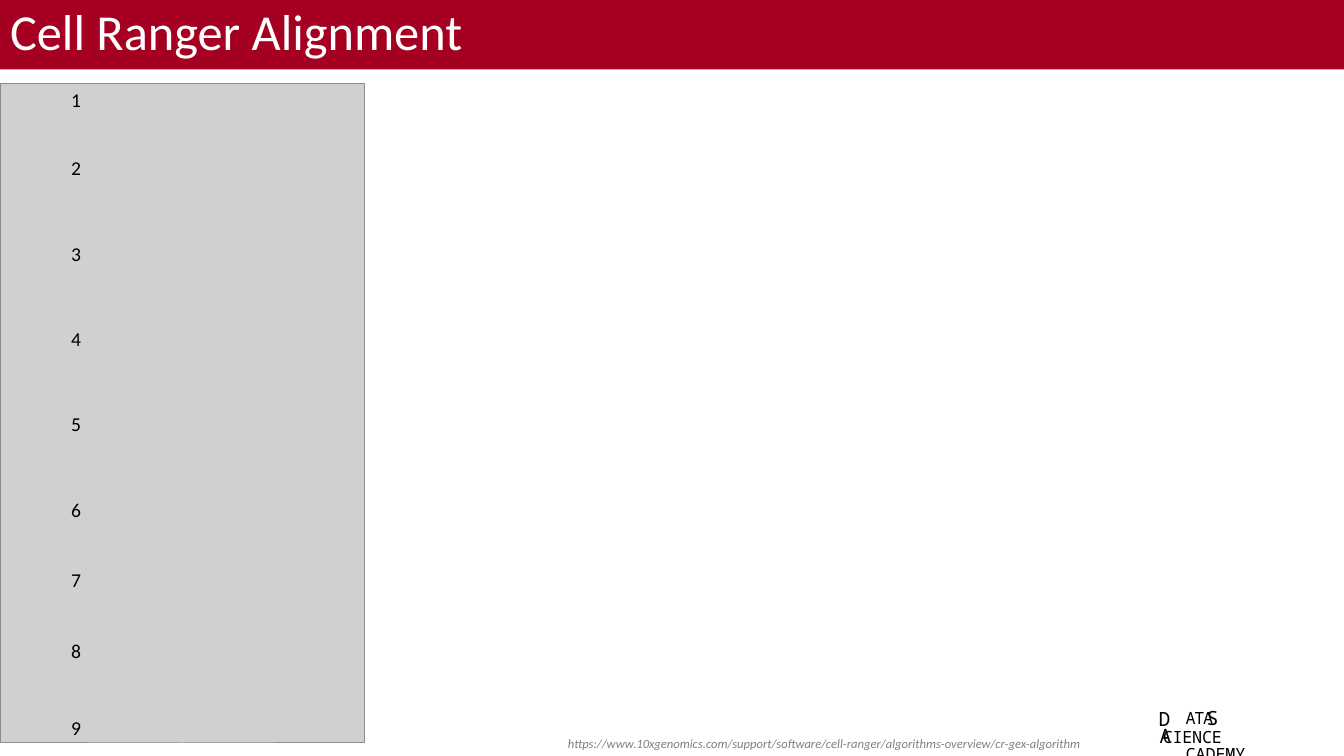
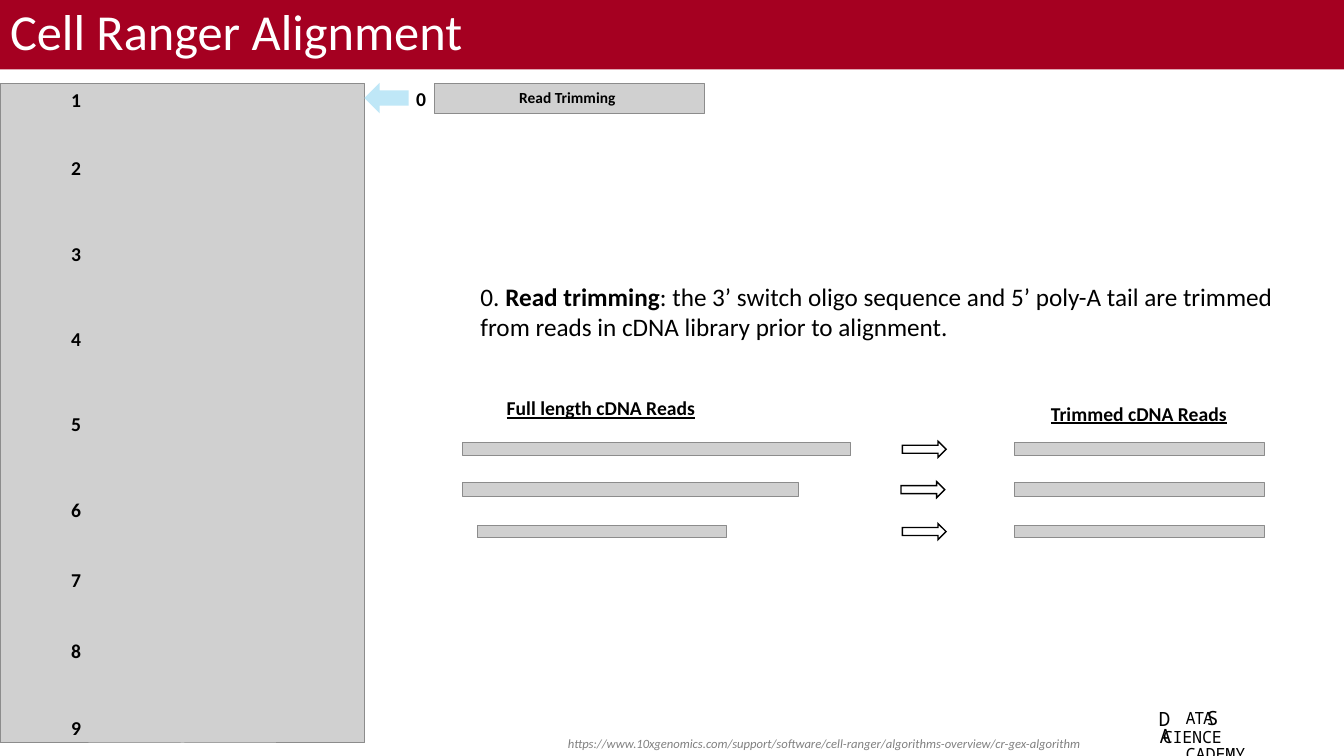
Before and after one commit to bacorli2/scrna_workshop, a slide deck: slide 3 of M2_CellRanger_Alignment/M2_CellRanger.pptx. Drawn at 1344x756 pixels with LibreOffice and Linux fonts; fonts in the diff are those of the drawing; grey boxes stand for pictures; background and template pictures are left out. Boxes give left, top, right and bottom in pixels: in the first picture for what was removed or moved away, otherwise in the second. Text is boxed around its words. In the diff, an @@ line names an element or a change of style, - is before the commit and + after.

```diff
--- a/M2_CellRanger_Alignment/M2_CellRanger.pptx
+++ b/M2_CellRanger_Alignment/M2_CellRanger.pptx
@@ group added at bbox=[365, 83, 705, 114]: 2 texts, 1 picture, 1 right arrow @@
+Read Trimming
+0
@@ text added at bbox=[480, 288, 1272, 341], 18 pt, text #000000 @@
+0. Read trimming: the 3’ switch oligo sequence and 5’ poly-A tail are trimmed from reads in cDNA library prior to alignment.
@@ text added at bbox=[507, 401, 695, 419], 14 pt, text #000000, bold, underline @@
+Full length cDNA Reads
@@ text added at bbox=[1051, 407, 1227, 424], 14 pt, text #000000, bold, underline @@
+Trimmed cDNA Reads
@@ picture added at bbox=[463, 443, 851, 456] @@
@@ right arrow added at bbox=[902, 442, 946, 458], fill #FFFFFF, outline #000000 1 pt @@
@@ picture added at bbox=[1015, 443, 1265, 456] @@
@@ picture added at bbox=[463, 483, 799, 496] @@
@@ right arrow added at bbox=[901, 482, 945, 498], fill #FFFFFF, outline #000000 1 pt @@
@@ picture added at bbox=[1015, 483, 1265, 496] @@
@@ picture added at bbox=[477, 525, 727, 537] @@
@@ right arrow added at bbox=[902, 523, 946, 539], fill #FFFFFF, outline #000000 1 pt @@
@@ picture added at bbox=[1015, 525, 1265, 537] @@
@@ bold on in 3 elements at bbox=[71, 333, 81, 346], bbox=[71, 418, 81, 431], bbox=[71, 574, 81, 587] @@
```
Also in this commit, not shown: 7 other slides changed, 3 slides added, 1 slide removed, 5 other files.
